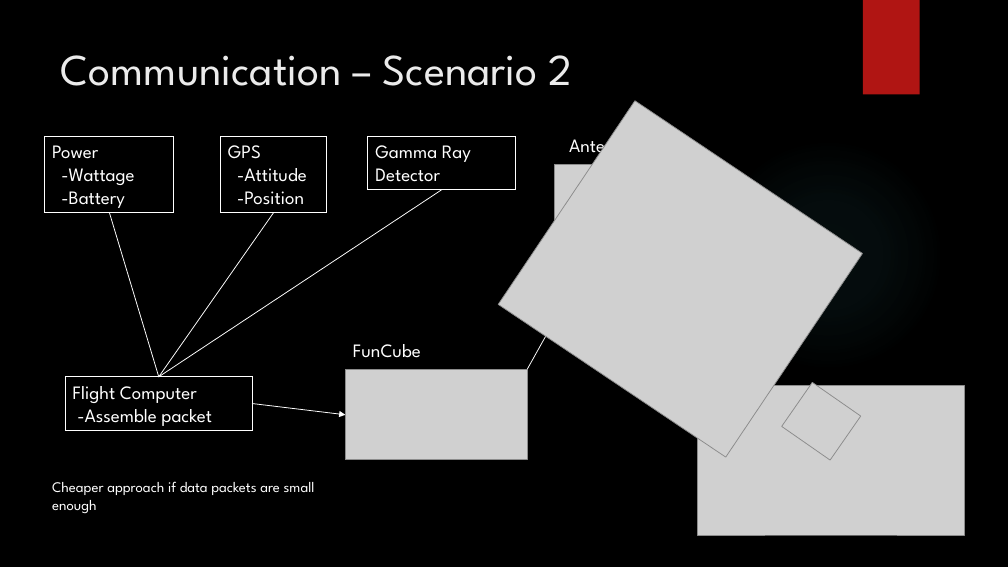
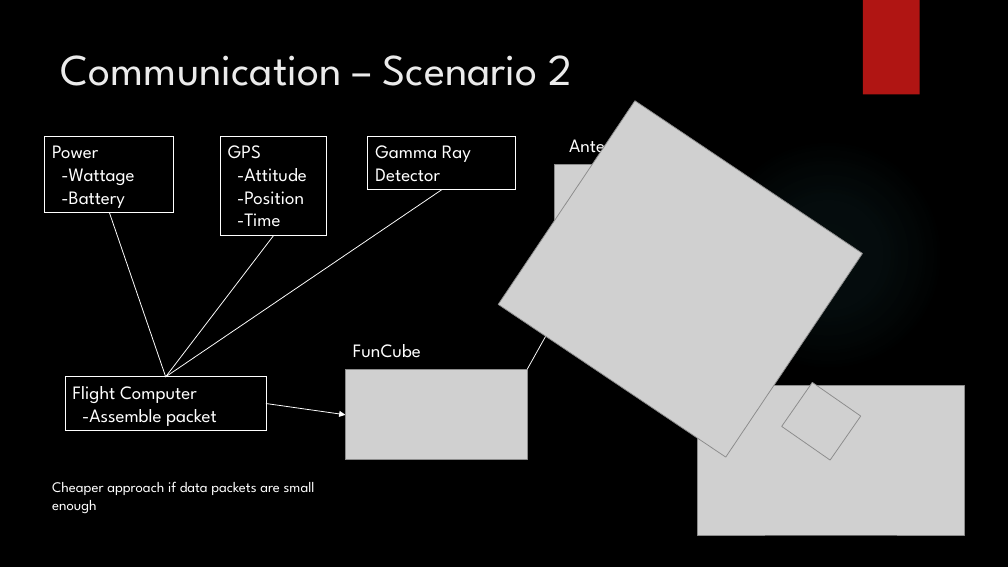
Before and after one commit to HASP-UMN/CubeSat, a slide deck: slide 5 of Presentations/Communication Slides.pptx. Drawn at 1008x567 pixels with LibreOffice and Linux fonts; fonts in the diff are those of the drawing; grey boxes stand for pictures; background and template pictures are left out. Boxes give left, top, right and bottom in pixels: in the first picture for what was removed or moved away, otherwise in the second. Text is boxed around its words. In the diff, an @@ line names an element or a change of style, - is before the commit and + after.

Commit message:
Modified

```diff
--- a/Presentations/Communication Slides.pptx
+++ b/Presentations/Communication Slides.pptx
@@ rectangle "GPS": place and size @@
-rectangle "GPS" at bbox=[221, 136, 327, 212]
+rectangle "GPS" at bbox=[221, 136, 327, 235]
@@ line moved from (442, 190) - (159, 377) to (442, 190) - (166, 377) @@
@@ line moved from (110, 212) - (159, 377) to (110, 212) - (166, 377) @@
@@ line moved from (274, 212) - (159, 377) to (274, 235) - (166, 377) @@
@@ text in rectangle at bbox=[237, 213, 280, 227]: paragraph added @@
+-Time
@@ rectangle "Flight Computer": place and size @@
-rectangle "Flight Computer" at bbox=[65, 377, 252, 430]
+rectangle "Flight Computer" at bbox=[65, 377, 266, 430]
@@ arrow moved from (253, 404) - (346, 415) to (266, 404) - (346, 415) @@
```
Also in this commit, not shown: 1 other slide changed.
